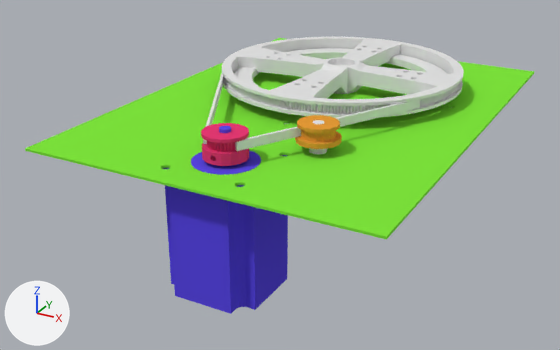
An edit to the Blender file РМ-000 Рука-манипулятор/РМ-200 Опорно-поворотное устройство/РМ-200-ОПУ-в-сборе.blend, drawn before and after from the same camera.
Before and after are seen from a camera (50 mm lens) standing at (216.0, -481.0, 165.0) and looking at (-17.0, -58.0, -47.0). Every picture has the same lights, and +X, +Y and +Z are marked at lower left.

Before the edit, the objects in view are built like this:
```python
ob_circle_001 = bpy.data.objects.new('Circle.001', me_circle_001)
ob_circle_001.location = (0.0, 0.0, 10.0)
ob_circle_002 = bpy.data.objects.new('Circle.002', me_circle_005)
ob_circle_002.location = (85.0, 0.0, 12.8)
ob_circle_003 = bpy.data.objects.new('Circle.003', me_circle_007)
ob_circle_003.location = (0.0, -150.0, 10.0)
ob_circle_005 = bpy.data.objects.new('Circle.005', me_circle_009)
ob_circle_005.location = (54.6, -71.2, 0.0)
ob_circle_005.rotation_euler = (0.0, 0.0, 0.402)  # degrees (0, 0, 23)
ob_circle_005.scale = (25.7, 25.7, 26.6)
ob_circle_007 = bpy.data.objects.new('Circle.007', me_resitsor)
ob_circle_007.location = (38.0, -113.0, 0.0)
ob_cube_002 = bpy.data.objects.new('Cube.002', me_stepmorot)
ob_cube_002.parent = ob_plane
ob_cube_002.location = (0.0, -110.0, -11.0)
ob_cube_002.scale = (28.5, 28.5, 37.5)
ob_plane = bpy.data.objects.new('Plane', me_top)
ob_plane.location = (0.0, -40.0, 0.0)
ob_plane.scale = (110.0, 110.0, 0.214)
ob_plane_002 = bpy.data.objects.new('Plane.002', me_plane_001)
ob_plane_002.location = (10.0, -155.0, 13.0)
ob_plane_002.rotation_euler = (1.571, 0.0, -0.487)  # degrees (90, 0, -28)
ob_plane_002.scale = (0.853, 2.73, 0.961)
# also in view: 'Cylinder.002' at (38.0, -113.0, 12.0)
```
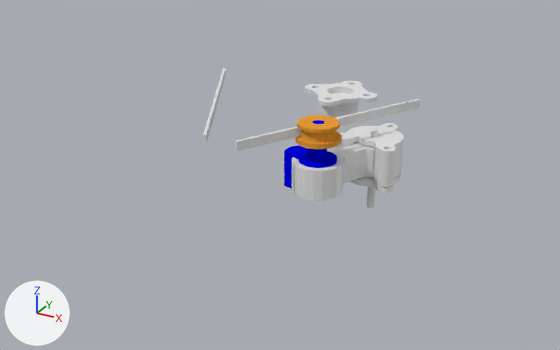
Commit message: датчик положения - натяжитель

Pixel boxes (x1, y1, x2, y2) of what changed, in the pictures (560 x 350 px):
'Plane', hidden: before (25, 38, 534, 240)
'Circle.001', hidden: before (222, 36, 464, 118)
'Cube.002', hidden (blue): before (162, 126, 288, 314)
'Circle.006', added: after (291, 142, 376, 200)
'Circle.008', added: after (331, 123, 404, 187)
'Circle.002', shown: after (305, 81, 377, 118)
'Circle.003', hidden: before (201, 123, 249, 166)
'Circle.009', added: after (350, 174, 401, 192)
'Cylinder.003', added: after (367, 130, 379, 208)
part 1 of me_resitsor, built on (blue): after (284, 145, 309, 189)
part 2 of me_resitsor, recoloured: before (309, 120, 327, 154); after (299, 120, 337, 168)

The change, as a list of edits to the scene's bpy script:
```text
Add mat_material_006:
    mat_material_006 = diffuse_material('Material.006')
    mat_material_006.base_color = (0.0, 0.00122, 0.8)  # blue #0004e7
Change me_resitsor:
    used by ob_circle_007; location = (38.0, -113.0, 0.0)
    remove me_resitsor.from_pydata(...)  # 112 vertices, 144 faces; spans x -11.0..11.0, y -11.0..11.0, z -25.0..18.0
    add me_resitsor.from_pydata(...)  # 120 vertices, 152 faces; spans x -11.0..16.3, y -11.0..20.3, z -25.0..18.0
    me_resitsor part 1
    3 faces are deleted
    8 vertices are added at x 6.2..16.3, y 13.5..20.3, z -25.0..-3.0
    11 new faces join them
    me_resitsor part 2: 141 faces spanning x -11.0..11.0, y -11.0..11.0, z -25.0..18.0 switch from no material to mat_material_006 (blue #0004e7)
Add me_circle_011:
    me_circle_011.from_pydata(...)  # 250 vertices, 219 faces; spans x -4.9..9.6, y -5.0..18.0, z -5.9..0.0
Add me_circle_013:
    me_circle_013.from_pydata(...)  # 477 vertices, 594 faces; spans x -6.54..5.43, y -5.71..7.25, z -6.16..0.0
Add me_circle_014:
    me_circle_014.from_pydata(...)  # 312 vertices, 398 faces; spans x -6.54..5.43, y -5.71..7.25, z -7.12..-6.3
Add me_cylinder_022:
    me_cylinder_022.from_pydata(...)  # a 16-sided cylinder along z spanning x -4.0..4.0, y -4.0..4.0, z -1.0..1.0
Change ob_plane:
    add ob_plane.hide_set(True)  # its collection is switched off
Change ob_cube_002:
    add ob_cube_002.hide_set(True)  # its collection is switched off
Change ob_circle_003:
    add ob_circle_003.hide_set(True)  # its collection is switched off
Change ob_circle_005:
    ob_circle_005.rotation_euler: (0.0, 0.0, 0.402) -> (0.0, 0.0, 0.0)  # degrees (0, 0, 23) -> degrees (0, 0, 0)
    ob_circle_005.location: (54.6, -71.2, 0.0) -> (55.0, -71.0, -4.5)
    ob_circle_005.scale: (25.7, 25.7, 26.6) -> (1.6, 1.6, 1.0)
Change ob_circle_001:
    add ob_circle_001.hide_set(True)  # its collection is switched off
Change ob_circle_002:
    remove ob_circle_002.hide_set(True)  # its collection is switched off
Add ob_circle_006:
    ob_circle_006 = bpy.data.objects.new('Circle.006', me_circle_011)
    ob_circle_006.location = (38.0, -113.0, -5.0)
    ob_circle_006.scale = (3.0, 3.0, 3.04)
Add ob_circle_008:
    ob_circle_008 = bpy.data.objects.new('Circle.008', me_circle_013)
    ob_circle_008.location = (55.0, -71.0, -0.8)
    ob_circle_008.scale = (3.5, 3.5, 3.65)
Add ob_circle_009:
    ob_circle_009 = bpy.data.objects.new('Circle.009', me_circle_014)
    ob_circle_009.location = (55.0, -71.0, -0.8)
    ob_circle_009.scale = (3.5, 3.5, 3.65)
Add ob_cylinder_003:
    ob_cylinder_003 = bpy.data.objects.new('Cylinder.003', me_cylinder_022)
    ob_cylinder_003.location = (55.0, -71.0, -23.0)
    ob_cylinder_003.scale = (0.625, 0.625, 25.0)
```
